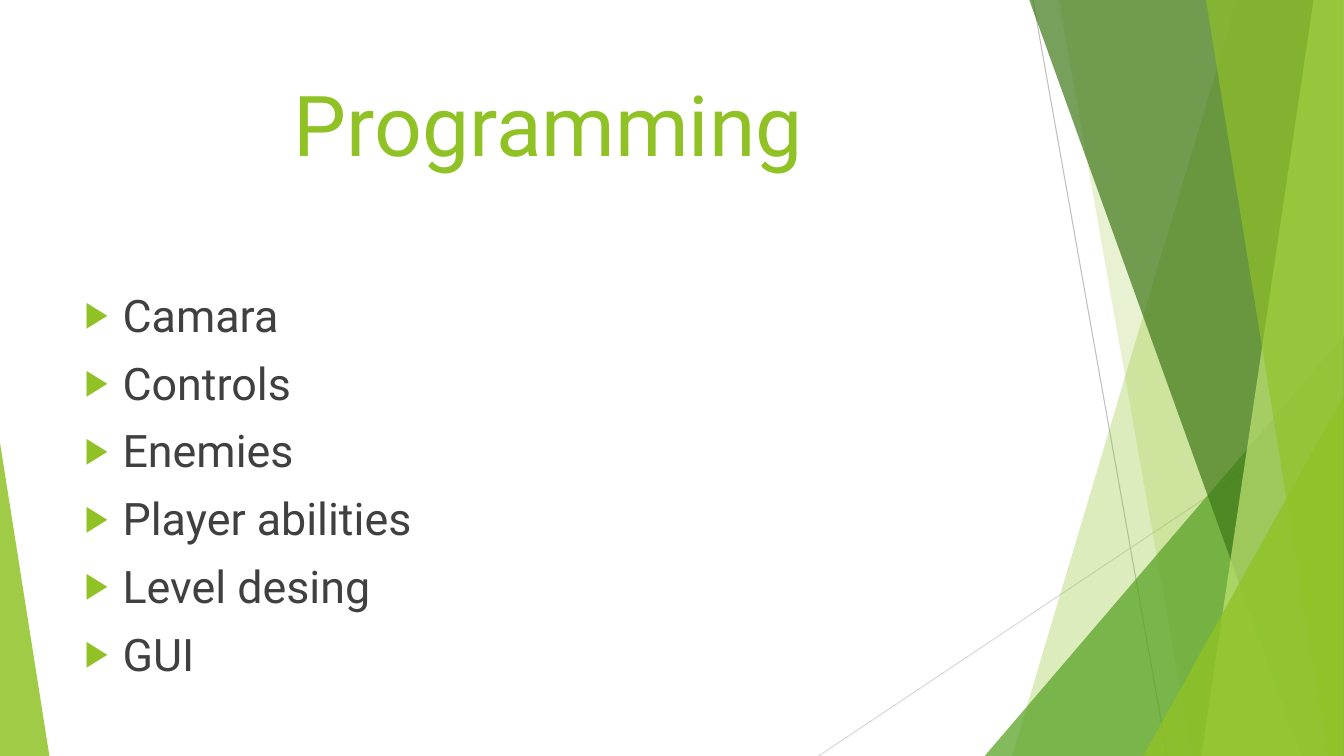
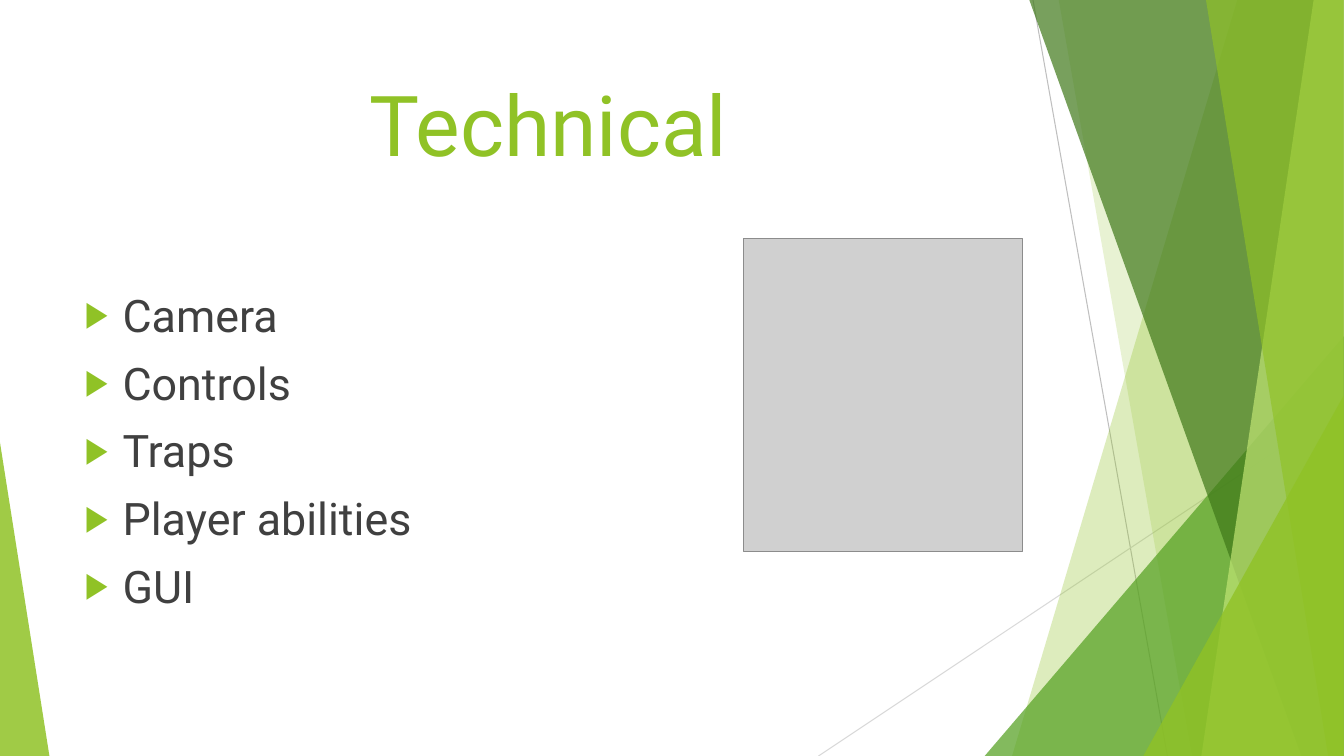
Before and after one commit to PeterBosDeltion/IndianaBonesRepo, a slide deck: slide 6 of IndianaBones.pptx. Drawn at 1344x756 pixels with LibreOffice and Linux fonts; fonts in the diff are those of the drawing; grey boxes stand for pictures. Boxes give left, top, right and bottom in pixels: in the first picture for what was removed or moved away, otherwise in the second. Text is boxed around its words. In the diff, an @@ line names an element or a change of style, - is before the commit and + after.

Commit message:
Powerpoint

```diff
--- a/IndianaBones.pptx
+++ b/IndianaBones.pptx
@@ title at [370,93,727,157]: text changed @@
-Programming
+Technical
@@ picture added at [744,238,1022,552] @@
@@ text at [123,299,278,333]: text changed @@
-▶ Camara
+▶ Camera
@@ text at [123,435,235,476]: text changed @@
-▶ Enemies
+▶ Traps
@@ text at [123,569,370,613]: paragraph removed @@
-▶ Level desing
```
Also in this commit, not shown: 1 other slide changed, 1 slide added, 2 slides removed, 1 other file.
